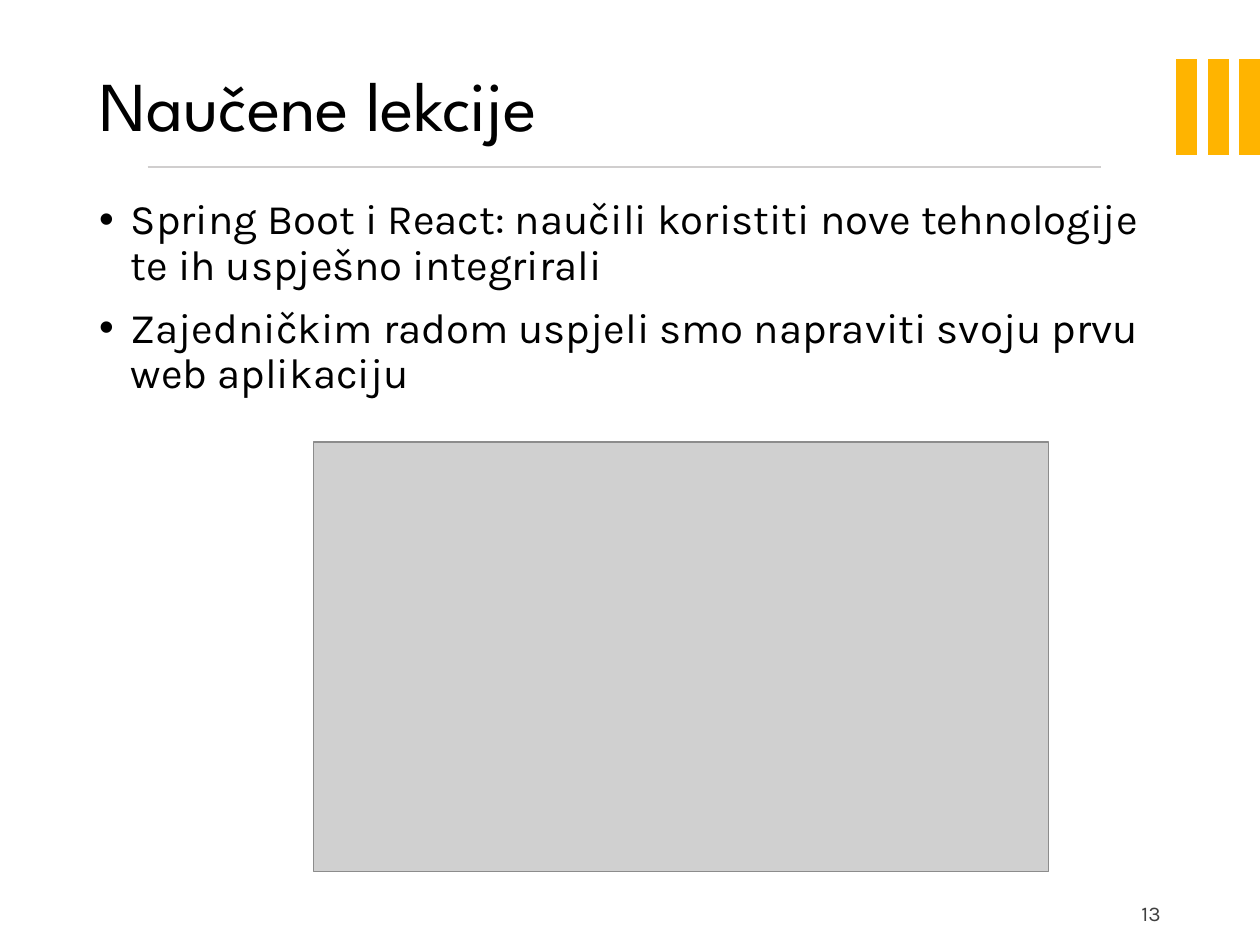
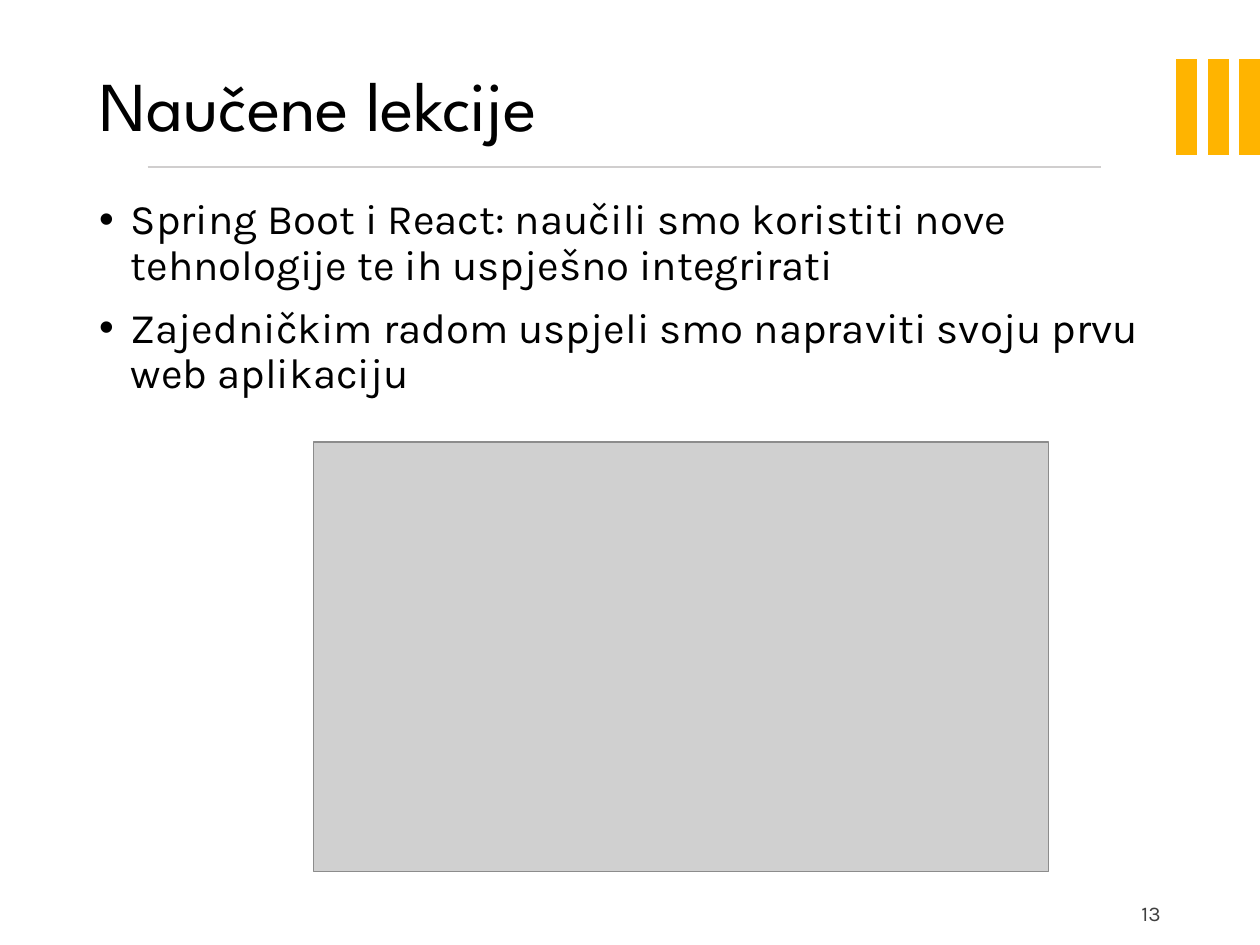
Before and after one commit to filipm55/KoderKolege, a slide deck: slide 13 of BytePit.pptx. Drawn at 1260x945 pixels with LibreOffice and Linux fonts; fonts in the diff are those of the drawing; grey boxes stand for pictures; background and template pictures are left out. Boxes give left, top, right and bottom in pixels: in the first picture for what was removed or moved away, otherwise in the second. Text is boxed around its words. In the diff, an @@ line names an element or a change of style, - is before the commit and + after.

```diff
--- a/BytePit.pptx
+++ b/BytePit.pptx
@@ text at <box>131,203,1006,291</box>: text changed @@
-• Spring Boot i React: naučili koristiti nove tehnologije te ih uspješno integrirali
+• Spring Boot i React: naučili smo koristiti nove tehnologije te ih uspješno integrirati
```
Also in this commit, not shown: 3 other slides changed.
